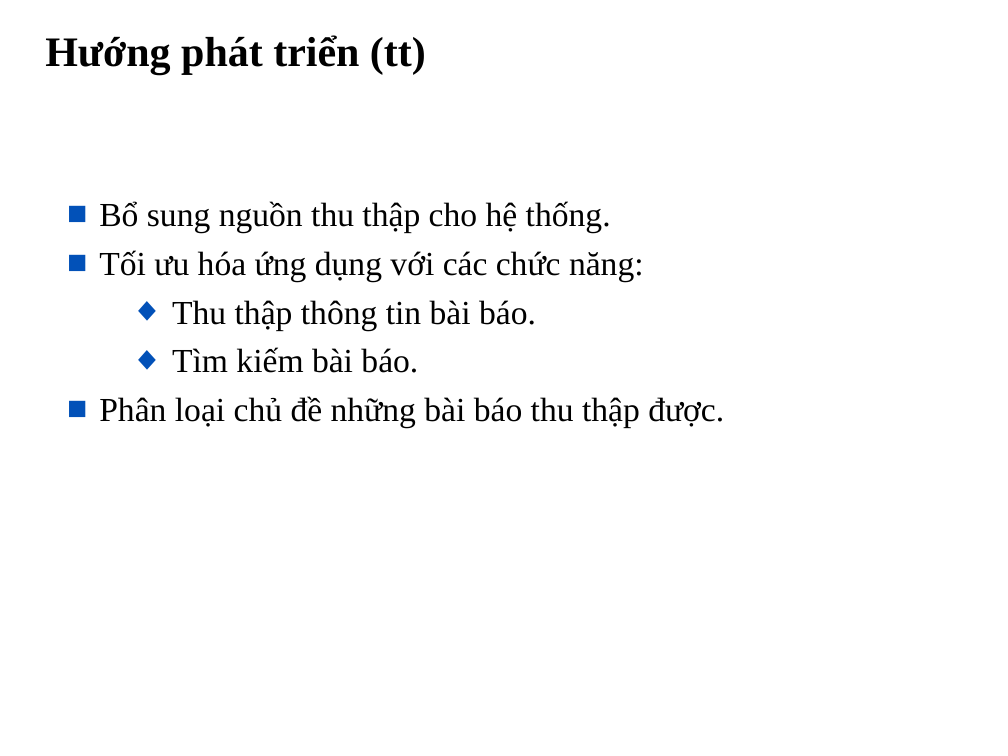
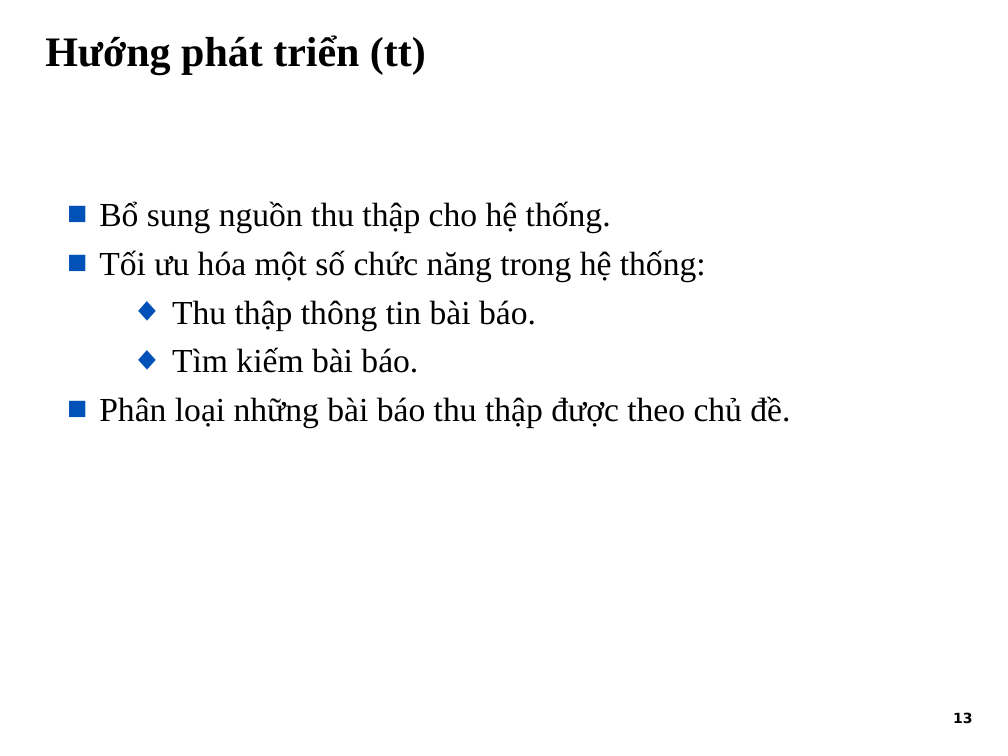
Before and after one commit to tiendv/detaitotnghiep, a slide deck: slide 14 of Report/Slide Baove/Final_slide.ppt. Drawn at 1008x756 pixels with LibreOffice and Linux fonts; fonts in the diff are those of the drawing; background and template pictures are left out. Boxes give left, top, right and bottom in pixels: in the first picture for what was removed or moved away, otherwise in the second. Text is boxed around its words. In the diff, an @@ line names an element or a change of style, - is before the commit and + after.

```diff
--- a/Report/Slide Baove/Final_slide.ppt
+++ b/Report/Slide Baove/Final_slide.ppt
@@ text at [99, 250, 706, 282]: text changed @@
-■ Tối ưu hóa ứng dụng với các chức năng:
+■ Tối ưu hóa một số chức năng trong hệ thống:
@@ text at [99, 396, 790, 428]: text changed @@
-■ Phân loại chủ đề những bài báo thu thập được.
+■ Phân loại những bài báo thu thập được theo chủ đề.
@@ text added at [953, 712, 972, 724], 10 pt, text #000000, bold @@
+13
```
Also in this commit, not shown: 14 other slides changed.
